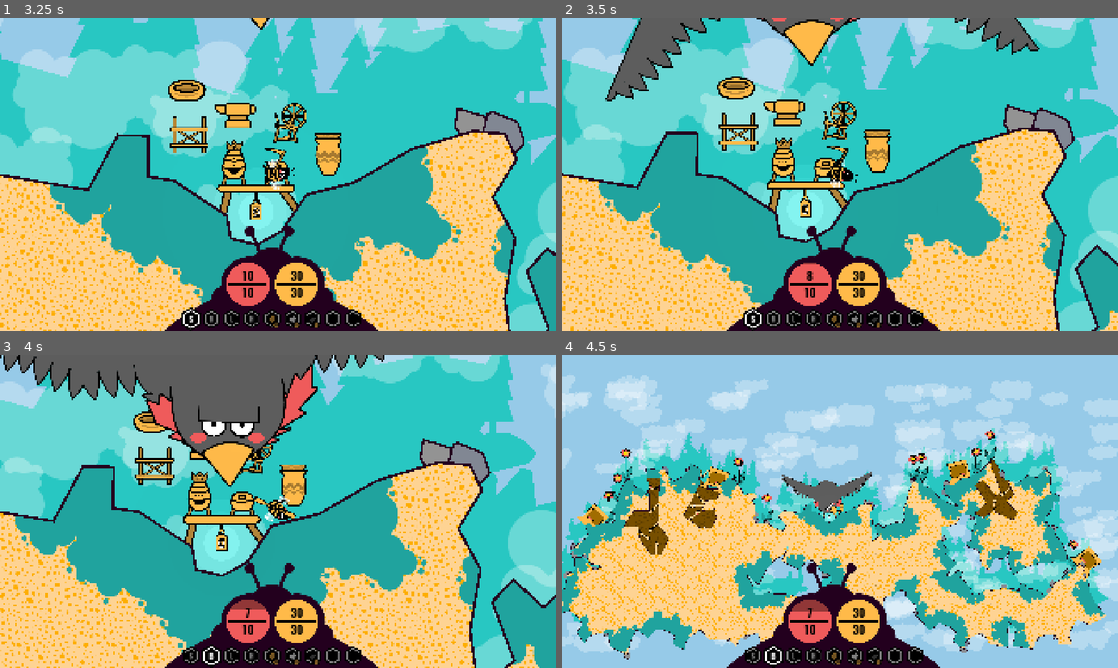
Above: before the commit, frames 1-4 (two rows, left to right).
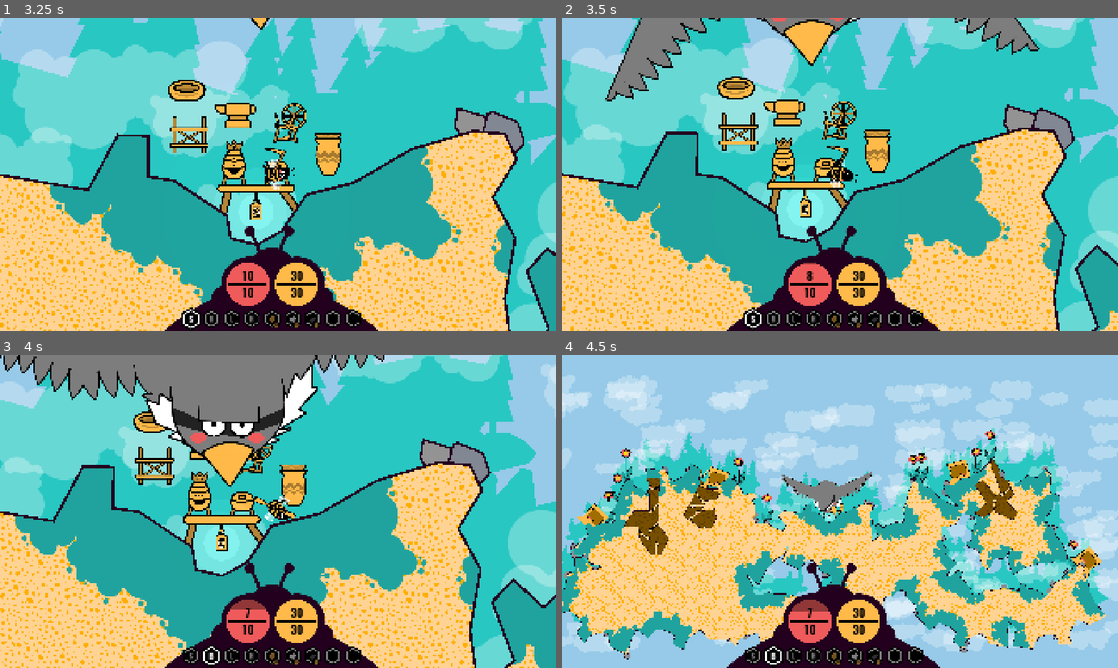
Above: after the commit, the same moments.

Repository: anttihaavikko/slumgum-waggle-dance
Game: Godot game, scene res://Scenes/main.tscn
Two runs of this game, one before a commit and one after it. Both use one fixed random seed, a clock stepped at 60 frames per second and the inputs below.
Inputs (mouse positions are in pixels of both pictures, inside the frame that each line leads up to):
- Up to frame 1 (3.25 s): tap Enter at 0.5 s; move the mouse to (400, 158) at 0.52 s; hold D (right) 0.53-1.28 s; right-click (400, 158) at 0.6 s; click (400, 158) at 0.67 s; move the mouse to (166, 190) at 1.27 s; hold S (brake) 1.28-2.03 s; click (166, 190) at 1.35 s; move the mouse to (333, 105) at 2.02 s; hold D (right) 2.03-2.78 s; hold Shift (shift) 2.03-2.78 s; move the mouse to (250, 237) at 2.77 s; hold W (accelerate) from 2.78 s (still down); tap 1 (slot_1) at 2.85 s; click (250, 237) at 2.92 s
- Up to frame 2 (3.5 s): keep holding W (accelerate)
- Up to frame 3 (4 s): move the mouse to (444, 558) at 3.52 s; release W (accelerate) at 3.53 s; hold A (left) from 3.53 s (still down); tap 2 (slot_2) at 3.6 s
- Up to frame 4 (4.5 s): keep holding A (left); move the mouse to (673, 464) at 4.27 s; tap Z at 4.35 s

Frame 1 is identical in both runs. In frame 2, 2.8% of the frame differs, in the area x 8-86%, y 0-26%; in frame 3, 9.0%, in the area x 0-69%, y 0-32%; in frame 4, 0.7%.

Commit message:
Add different bird color themes

Diff:
--- a/Scenes/main.tscn
+++ b/Scenes/main.tscn
@@ -103,6 +103,7 @@
 [ext_resource type="Script" uid="uid://bi6dt48qm3k7k" path="res://_Starter/Scripts/root_pointer.gd" id="100_64lof"]
 [ext_resource type="Texture2D" uid="uid://d08di2wfpoocp" path="res://Sprites/bird-head.png" id="100_nb1ia"]
 [ext_resource type="Texture2D" uid="uid://d1n5hk6l1wnyo" path="res://Sprites/bird-chest.png" id="100_ot5ec"]
+[ext_resource type="Script" uid="uid://c71knygmaeq2x" path="res://Scripts/bird_theme.gd" id="100_urine"]
 [ext_resource type="Texture2D" uid="uid://bt8yckj8i3dhk" path="res://Sprites/bird-beak.png" id="101_3ahwd"]
 [ext_resource type="PackedScene" uid="uid://cguckrrfjdki6" path="res://Scripts/bird_wing.tscn" id="101_b4mik"]
 [ext_resource type="Texture2D" uid="uid://c52bniys2od6o" path="res://Sprites/bird-brow.png" id="102_b4xsn"]
@@ -410,6 +411,42 @@
 [sub_resource type="CircleShape2D" id="CircleShape2D_cf2bd"]
 radius = 100.0
 
+[sub_resource type="Resource" id="Resource_5vy51"]
+script = ExtResource("100_urine")
+main = Color(0.3647059, 0.3647059, 0.3647059, 1)
+chest = Color(0.9372549, 0.35686275, 0.35686275, 1)
+stripe = Color(0, 0, 0, 0)
+beak = Color(1, 0.7294118, 0.28627452, 1)
+cheeks = Color(0.9372549, 0.35686275, 0.35686275, 1)
+metadata/_custom_type_script = "uid://c71knygmaeq2x"
+
+[sub_resource type="Resource" id="Resource_urine"]
+script = ExtResource("100_urine")
+main = Color(0.1453273, 0.7324944, 0.7102251, 1)
+chest = Color(1, 0.7294118, 0.28627452, 1)
+stripe = Color(0, 0, 0, 0.7176471)
+beak = Color(0.18359044, 0.18359044, 0.18359044, 1)
+cheeks = Color(0.9372549, 0.35686275, 0.35686275, 1)
+metadata/_custom_type_script = "uid://c71knygmaeq2x"
+
+[sub_resource type="Resource" id="Resource_o2owy"]
+script = ExtResource("100_urine")
+main = Color(0.20871013, 0.20871016, 0.20871013, 1)
+chest = Color(1, 0.7294118, 0.28627452, 1)
+stripe = Color(0.7017301, 0.7017301, 0.7017301, 1)
+beak = Color(0.3665946, 0.3665946, 0.36659458, 1)
+cheeks = Color(0.1254902, 0.6392157, 0.61960787, 1)
+metadata/_custom_type_script = "uid://c71knygmaeq2x"
+
+[sub_resource type="Resource" id="Resource_ylsbi"]
+script = ExtResource("100_urine")
+main = Color(0.48962224, 0.48962224, 0.48962218, 1)
+chest = Color(1, 1, 1, 1)
+stripe = Color(0, 0, 0, 0.7294118)
+beak = Color(1, 0.7294118, 0.28627452, 1)
+cheeks = Color(0.9372549, 0.35686275, 0.35686275, 1)
+metadata/_custom_type_script = "uid://c71knygmaeq2x"
+
 [sub_resource type="PhysicsMaterial" id="PhysicsMaterial_64lof"]
 bounce = 0.5
 absorbent = true
@@ -1829,7 +1866,7 @@
 target_position = Vector2(0, 0)
 collision_mask = 8
 
-[node name="Bird" type="Node2D" parent="." unique_id=1851272746 node_paths=PackedStringArray("body", "head", "beak", "swipe_right", "swipe_left")]
+[node name="Bird" type="Node2D" parent="." unique_id=1851272746 node_paths=PackedStringArray("body", "head", "beak", "swipe_right", "swipe_left", "main_sprites", "stripe", "chest", "beak_sprite", "blush")]
 z_index = 10
 position = Vector2(541, -6222)
 script = ExtResource("99_aok0f")
@@ -1838,6 +1875,12 @@
 beak = NodePath("Beak")
 swipe_right = NodePath("Beak/Swipe Right")
 swipe_left = NodePath("Beak/Swiper Left")
+main_sprites = [NodePath("Body/Body"), NodePath("Body/Wing Right/Base"), NodePath("Body/Wing Right/Base/Fill"), NodePath("Body/Wing Right/Base/Tip"), NodePath("Body/Wing Right/Base/Tip/Fill"), NodePath("Body/Wing Left/Base"), NodePath("Body/Wing Left/Base/Fill"), NodePath("Body/Wing Left/Base/Tip"), NodePath("Body/Wing Left/Base/Tip/Fill"), NodePath("Head/Head"), NodePath("Beak/Brow")]
+stripe = NodePath("Head/Head/Stripe/Face Stripe")
+chest = NodePath("Body/Chest")
+beak_sprite = NodePath("Beak/Beak")
+blush = NodePath("Beak/Face/Wrapper/Blushes")
+themes = Array[ExtResource("100_urine")]([SubResource("Resource_5vy51"), SubResource("Resource_urine"), SubResource("Resource_o2owy"), SubResource("Resource_ylsbi")])
 
 [node name="Body" type="RigidBody2D" parent="Bird" unique_id=898345143 node_paths=PackedStringArray("root")]
 collision_layer = 8192
@@ -1887,10 +1930,20 @@
 
 [node name="Head" type="Sprite2D" parent="Bird/Head" unique_id=132203082]
 self_modulate = Color(0.3665946, 0.3665946, 0.36659458, 1)
+clip_children = 2
 material = SubResource("ShaderMaterial_3ahwd")
 position = Vector2(11, -21)
 scale = Vector2(1.6703446, 1.6703446)
 texture = ExtResource("100_nb1ia")
+
+[node name="Stripe" type="Node2D" parent="Bird/Head/Head" unique_id=959583332]
+position = Vector2(1.1973572, 219.11646)
+
+[node name="Face Stripe" type="Polygon2D" parent="Bird/Head/Head/Stripe" unique_id=492984187]
+self_modulate = Color(0.14901961, 0.14901961, 0.14901961, 0.7254902)
+position = Vector2(2.993394, -207.14291)
+scale = Vector2(0.92198884, 0.92198884)
+polygon = PackedVector2Array(-1.796051, 146.07764, -201.75479, 144.2815, -781.79834, -101.94556, -477.26062, 152.5935, -109.55824, 258.62915, 129.31464, 257.4319, 573.36206, 86.36133, 776.60376, -121.42554, 196.36667, 144.88013)
 
 [node name="Neck" type="PinJoint2D" parent="Bird/Head" unique_id=115405869]
 position = Vector2(-6, -322)
@@ -1990,7 +2043,14 @@
 position = Vector2(1, -3)
 shape = SubResource("CircleShape2D_sgh3c")
 
+[node name="RemoteTransform2D" type="RemoteTransform2D" parent="Bird/Beak" unique_id=1949654502]
+position = Vector2(13, 345)
+remote_path = NodePath("../../Head/Head/Stripe")
+update_scale = false
+
 [connection signal="pressed" from="HUD/Bed Window/Bed/VBoxContainer/Button" to="Schedule" method="sleep_until_morning"]
 [connection signal="pressed" from="HUD/Bed Window/Bed/VBoxContainer/Button2" to="Schedule" method="sleep_eight"]
 
+[editable path="Bird/Body/Wing Right"]
+[editable path="Bird/Body/Wing Left"]
 [editable path="Bird/Beak/Face"]
--- a/Scripts/bird.gd
+++ b/Scripts/bird.gd
@@ -5,6 +5,12 @@
 @export var beak: RigidBody2D
 @export var swipe_right: Area2D
 @export var swipe_left: Area2D
+@export var main_sprites: Array[Node2D]
+@export var stripe: Polygon2D
+@export var chest: Node2D
+@export var beak_sprite: Node2D
+@export var blush: Node2D
+@export var themes: Array[BirdTheme]
 
 var time := 0.0
 var target: Node2D
@@ -14,6 +20,15 @@
 	target = Main.singleton.bee.body
 	swipe_left.body_entered.connect(swipe_to_left)
 	swipe_right.body_entered.connect(swipe_to_right)
+	colorize()
+
+func colorize():
+	var theme = themes.pick_random()
+	for s in main_sprites: s.self_modulate = theme.main
+	stripe.self_modulate = theme.stripe
+	chest.self_modulate = theme.chest
+	beak_sprite.self_modulate = theme.beak
+	blush.modulate = theme.cheeks
 
 func _process(delta: float) -> void:
 	var dead = not Main.singleton.bee.health.is_alive()
@@ -30,7 +45,6 @@
 	swipe(-1)
 
 func swipe(dir: float):
-	print("swipe ", dir)
 	beak.apply_torque_impulse(dir * 10000000)
 
 func hurt(amount: int):
--- /dev/null
+++ b/Scripts/bird_theme.gd
@@ -0,0 +1,7 @@
+class_name BirdTheme extends Resource
+
+@export var main: Color
+@export var chest: Color
+@export var stripe: Color
+@export var beak: Color
+@export var cheeks: Color
Not shown, added: Scripts/bird_theme.gd.uid
Not shown, changed: Misc/art.afdesign~lock~
